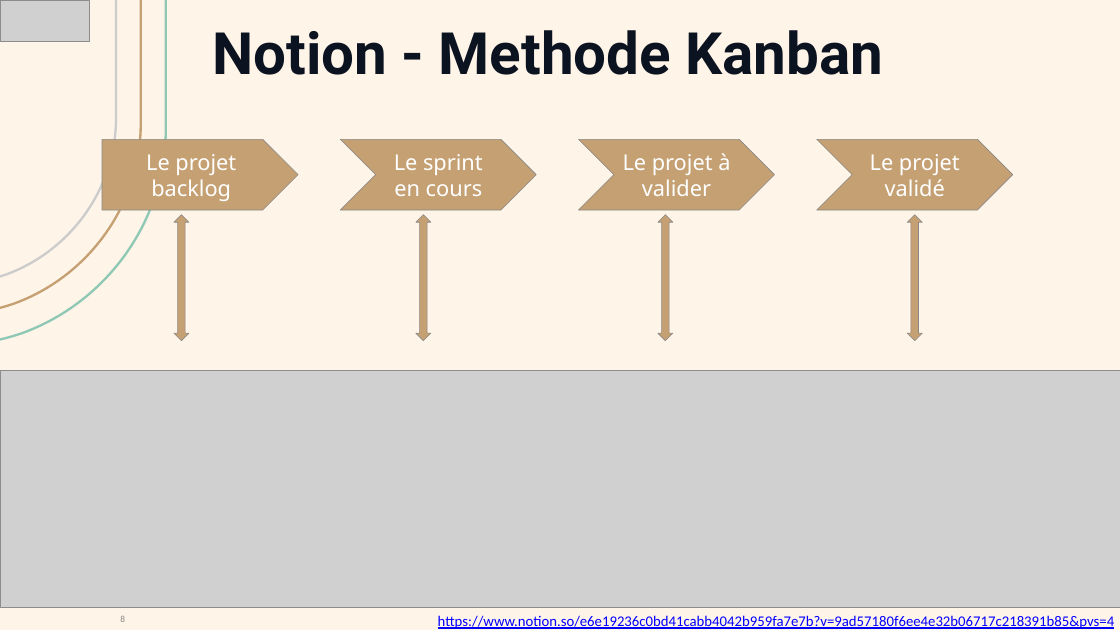
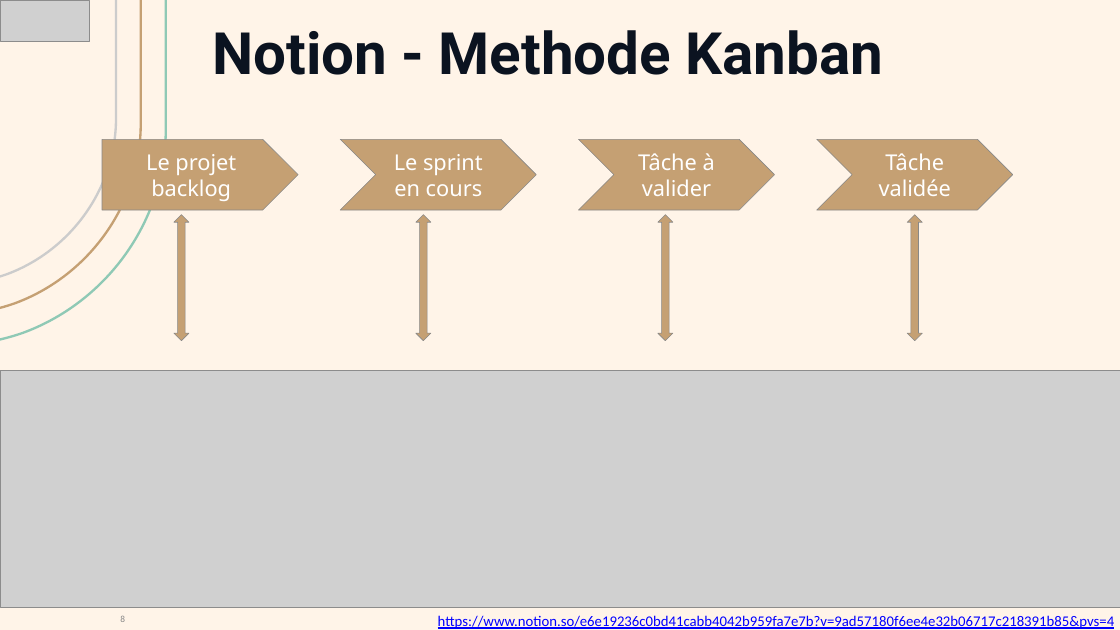
Before and after one commit to Weeskin/P7_-_Planifiez_le_developpement_du_site_de_votre_client, a slide deck: slide 8 of 3_Gestion_projet/Sourice_Pierre_3_kanban_08022024.pptx. Drawn at 1120x630 pixels with LibreOffice and Linux fonts; fonts in the diff are those of the drawing; grey boxes stand for pictures. Boxes give left, top, right and bottom in pixels: in the first picture for what was removed or moved away, otherwise in the second. Text is boxed around its words. In the diff, an @@ line names an element or a change of style, - is before the commit and + after.

```diff
--- a/3_Gestion_projet/Sourice_Pierre_3_kanban_08022024.pptx
+++ b/3_Gestion_projet/Sourice_Pierre_3_kanban_08022024.pptx
@@ text in chevron at (x1=638, y1=153, x2=715, y2=196): text changed @@
-Le projet à valider
+Tâche à valider
@@ text in chevron at (x1=879, y1=153, x2=951, y2=196): text changed @@
-Le projet validé
+Tâche validée
```
Also in this commit, not shown: 3 other slides changed, 1 slide added, 3 other files.
